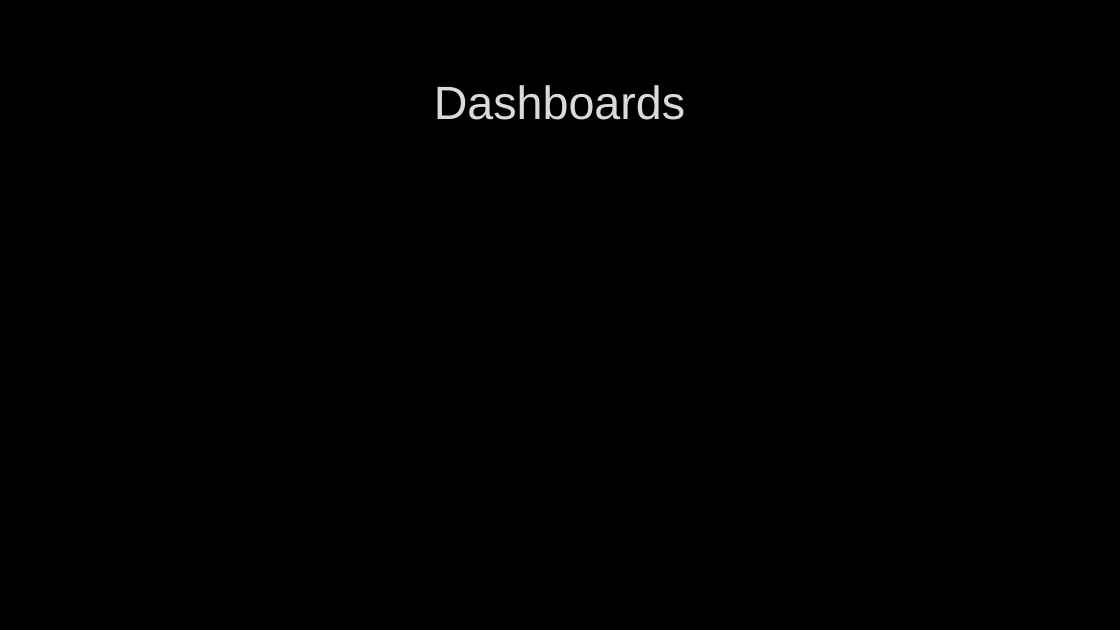
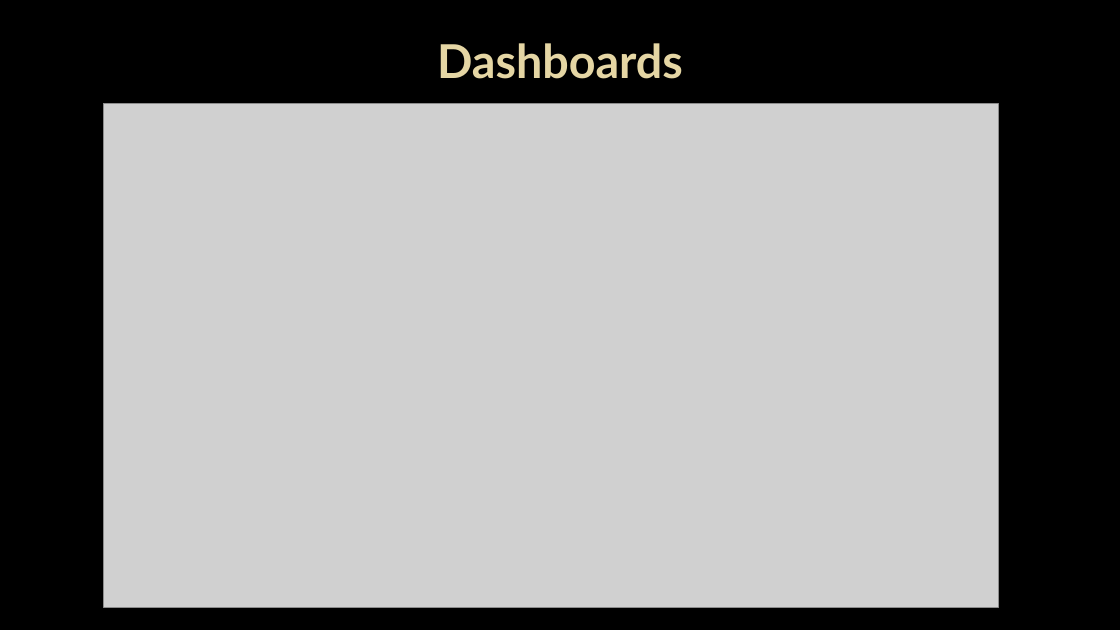
Before and after one commit to saikrishnatandasi/amazon-innobyte, a slide deck: slide 7 of Amazon Sales Analysis.pptx. Drawn at 1120x630 pixels with LibreOffice and Linux fonts; fonts in the diff are those of the drawing; grey boxes stand for pictures; background and template pictures are left out. Boxes give left, top, right and bottom in pixels: in the first picture for what was removed or moved away, otherwise in the second. Text is boxed around its words. In the diff, an @@ line names an element or a change of style, - is before the commit and + after.

```diff
--- a/Amazon Sales Analysis.pptx
+++ b/Amazon Sales Analysis.pptx
@@ title "Dashboards": place and size @@
-title "Dashboards" at (434,85,685,120)
+title "Dashboards" at (437,43,683,79)
@@ title "Dashboards" at (437,43,683,79): font Arial to Lato, text colour #DADADA to #E5D6A4, bold on @@
@@ picture added at (104,104,999,608) @@
```
Also in this commit, not shown: 16 other slides changed, 5 slides added, 1 slide removed, 3 other files.
